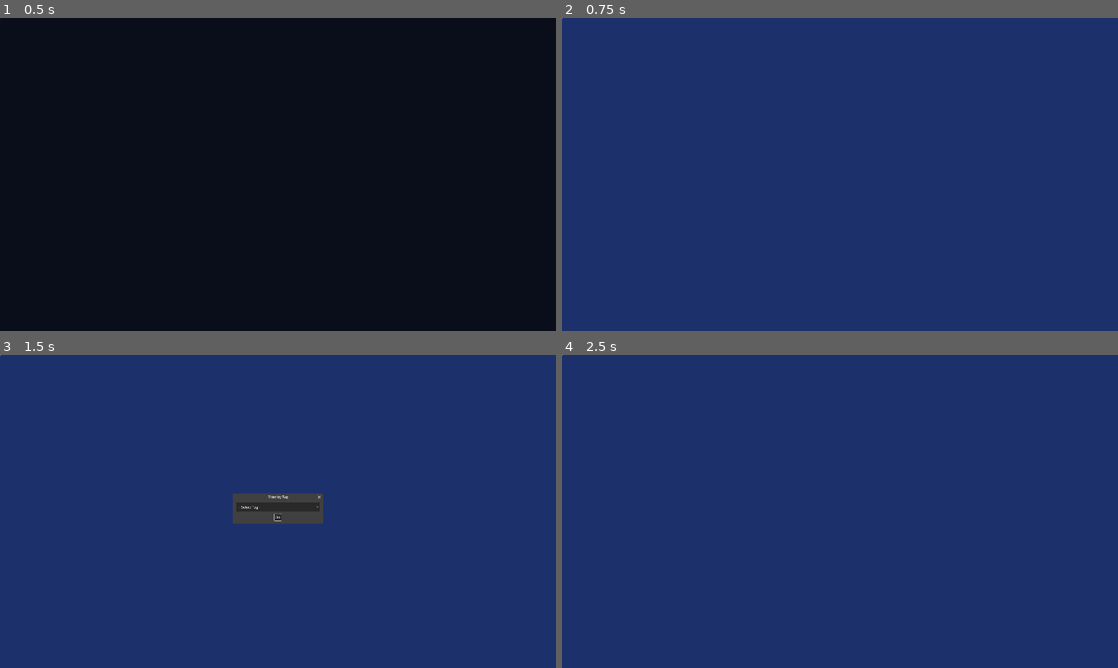
Above: before the commit, frames 1-4 (two rows, left to right).
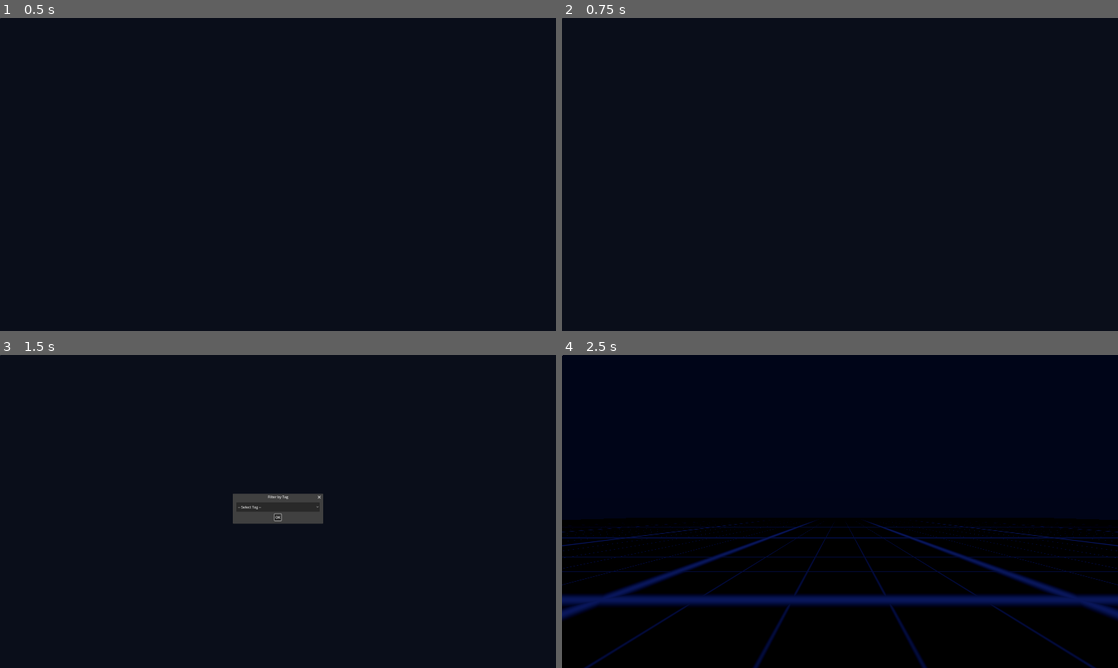
Above: after the commit, the same moments.

Repository: digitalghost404/obsidian-nexus
Game: Godot game, scene res://main.tscn
The game is run twice, just before and just after one commit, with the same random seed, the same clock (stepped at 60 frames per second) and the same inputs.
Inputs (mouse positions are in pixels of both pictures, inside the frame that each line leads up to):
- Up to frame 1 (0.5 s): no input
- Up to frame 2 (0.75 s): tap Enter at 0.5 s; move the mouse to (962, 158) at 0.52 s; hold D from 0.53 s (still down); tap Space at 0.6 s; click (962, 158) at 0.67 s
- Up to frame 3 (1.5 s): tap Space at 0.77, 1.07, 1.25 s; move the mouse to (250, 511) at 1.27 s; release D at 1.28 s; hold W from 1.28 s (still down); tap T at 1.35 s; click (250, 511) at 1.42 s
- Up to frame 4 (2.5 s): keep holding W; tap Space at 1.52, 1.55, 1.82, 2.3 s; move the mouse to (851, 505) at 2.02 s; hold Q from 2.03 s (still down); click (851, 505) at 2.17 s

Frame 1 is identical in both runs. In frame 2, 100% of the frame differs, in the area x 0-100%, y 0-100%; in frame 3, 98%; in frame 4, 100%.

Commit message:
fix: synchronous scene swap with immediate free — no more async timing issues on spacebar

Diff:
--- a/autoloads/layer_manager.gd
+++ b/autoloads/layer_manager.gd
@@ -5,12 +5,8 @@
 var current_layer: Layer = Layer.CITY
 var current_scene: Node3D = null
 var current_camera: Node = null
-var _transition_overlay: ColorRect
-var _is_transitioning: bool = false
 
 signal layer_changed(new_layer: Layer)
-signal transition_started()
-signal transition_completed()
 
 const SCENES := {
 	Layer.GRAPH: "res://layers/graph/graph_layer.tscn",
@@ -24,18 +20,20 @@
 	Layer.CORRIDOR: "res://camera/player_camera.tscn",
 }
 
-func _ready() -> void:
-	var canvas := CanvasLayer.new()
-	canvas.layer = 10
-	_transition_overlay = ColorRect.new()
-	_transition_overlay.anchors_preset = Control.PRESET_FULL_RECT
-	_transition_overlay.color = Color(0.0, 0.0, 0.02, 1.0)
-	_transition_overlay.visible = false
-	_transition_overlay.mouse_filter = Control.MOUSE_FILTER_IGNORE
-	canvas.add_child(_transition_overlay)
-	add_child(canvas)
+func load_layer(layer: Layer, context: Dictionary = {}) -> void:
+	var main_node: Node = get_tree().root.get_node("Main")
 
-func load_layer(layer: Layer, context: Dictionary = {}) -> void:
+	# Remove old scene and camera immediately (not queue_free)
+	if current_camera:
+		main_node.remove_child(current_camera)
+		current_camera.free()
+		current_camera = null
+	if current_scene:
+		main_node.remove_child(current_scene)
+		current_scene.free()
+		current_scene = null
+
+	# Load new scene
 	var scene_res = load(SCENES[layer])
 	if not scene_res:
 		push_error("LayerManager: Failed to load scene %s" % SCENES[layer])
@@ -48,13 +46,15 @@
 	if layer == Layer.CORRIDOR and context.has("note_id"):
 		scene_instance.set("current_note_id", context["note_id"])
 
+	# Load new camera
 	var cam_res = load(CAMERAS[layer])
 	var cam_instance = cam_res.instantiate()
 
-	var main_node: Node = get_tree().root.get_node("Main")
+	# Add to tree — this triggers _ready on both
 	main_node.add_child(scene_instance)
 	main_node.add_child(cam_instance)
 
+	# Set camera position AFTER adding to tree
 	if context.has("camera_position"):
 		cam_instance.global_position = context["camera_position"]
 	elif layer == Layer.GRAPH:
@@ -63,7 +63,7 @@
 		cam_instance.position = Vector3(60, 2, 60)
 	elif layer == Layer.CORRIDOR:
 		cam_instance.position = Vector3(0, 1, 2)
-		cam_instance.rotation.y = PI  # Face +Z (corridor extends along +Z)
+		cam_instance.rotation.y = PI
 
 	current_scene = scene_instance
 	current_camera = cam_instance
@@ -71,32 +71,12 @@
 	print("LayerManager: loaded %s, camera at %s" % [Layer.keys()[layer], str(cam_instance.position)])
 	layer_changed.emit(layer)
 
-func transition_to(target_layer: Layer, context: Dictionary = {}) -> void:
-	if _is_transitioning:
-		return
-	_is_transitioning = true
-
-	# Immediate swap — no animation for now
-	if current_scene:
-		current_scene.queue_free()
-		current_scene = null
-	if current_camera:
-		current_camera.queue_free()
-		current_camera = null
-
-	# Wait for old nodes to be freed
-	await get_tree().process_frame
-
-	load_layer(target_layer, context)
-
-	_is_transitioning = false
-
 func _unhandled_input(event: InputEvent) -> void:
-	if _is_transitioning:
-		return
 	if event is InputEventKey and event.pressed:
 		if event.keycode == KEY_SPACE:
-			if current_layer == Layer.CORRIDOR:
-				transition_to(Layer.CITY, {"camera_position": Vector3(60, 2, 60)})
-			elif current_layer == Layer.CITY:
-				transition_to(Layer.GRAPH)
+			if Input.mouse_mode != Input.MOUSE_MODE_CAPTURED:
+				return  # Don't switch layers when UI overlay is open
+			if current_layer == Layer.CITY:
+				load_layer(Layer.GRAPH)
+			elif current_layer == Layer.GRAPH:
+				load_layer(Layer.CITY)
